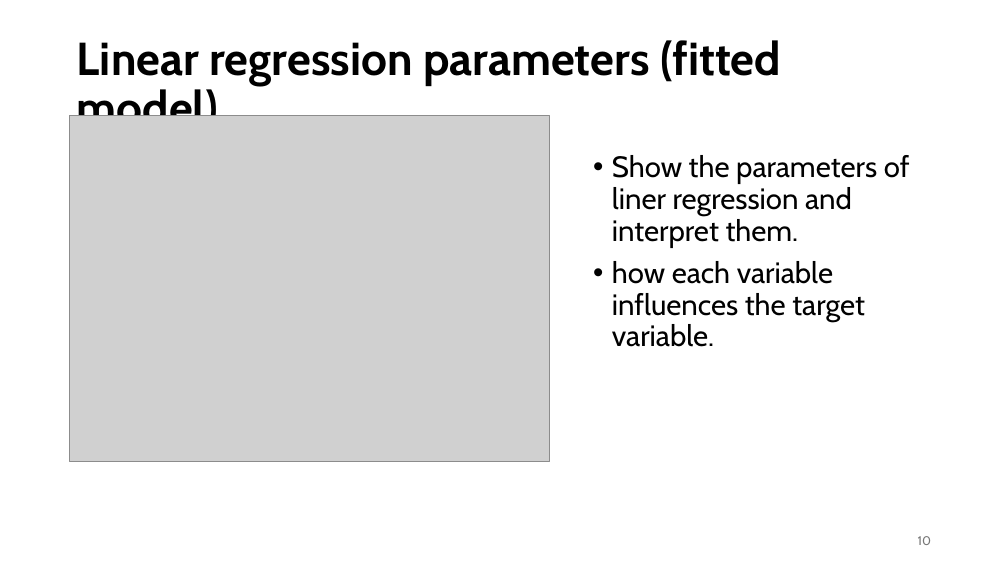
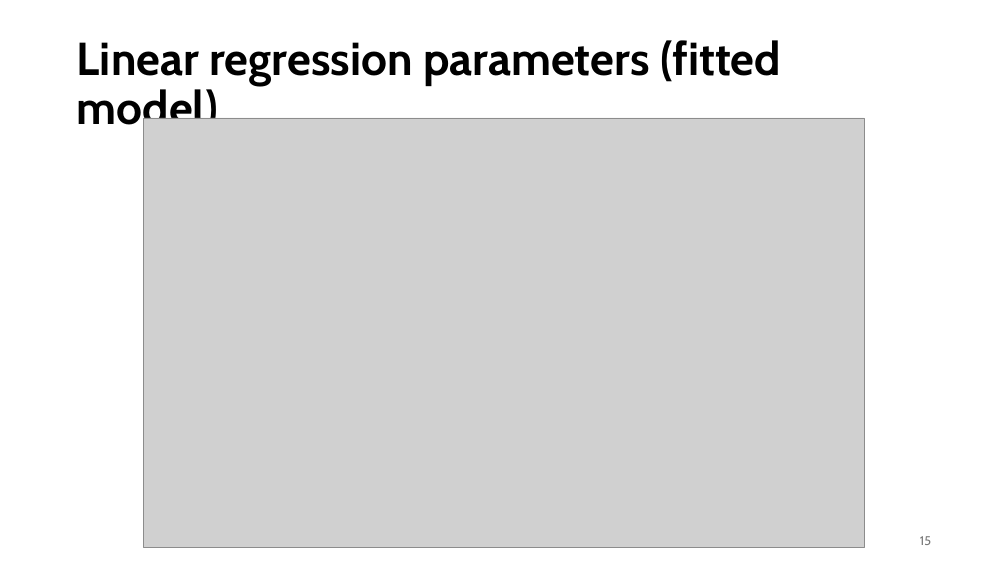
Before and after one commit to azelarabchakour/Data-science-assignments, a slide deck: slide 15 of Assignment-1/Assignment-1.pptx (slide 10 before the commit). Drawn at 1008x567 pixels with LibreOffice and Linux fonts; fonts in the diff are those of the drawing; grey boxes stand for pictures. Boxes give left, top, right and bottom in pixels: in the first picture for what was removed or moved away, otherwise in the second. Text is boxed around its words. In the diff, an @@ line names an element or a change of style, - is before the commit and + after.

```diff
--- a/Assignment-1/Assignment-1.pptx
+++ b/Assignment-1/Assignment-1.pptx
@@ picture removed at (x1=70, y1=116, x2=550, y2=461) @@
@@ picture added at (x1=144, y1=118, x2=864, y2=547) @@
@@ text removed at (x1=612, y1=155, x2=910, y2=347) @@
-• Show the parameters of liner regression and interpret them.
-• how each variable influences the target variable.
@@ page number at (x1=920, y1=536, x2=931, y2=545): text changed @@
-10
+15
```
Also in this commit, not shown: 7 other slides changed, 12 slides added, 3 slides removed, 11 other files.
